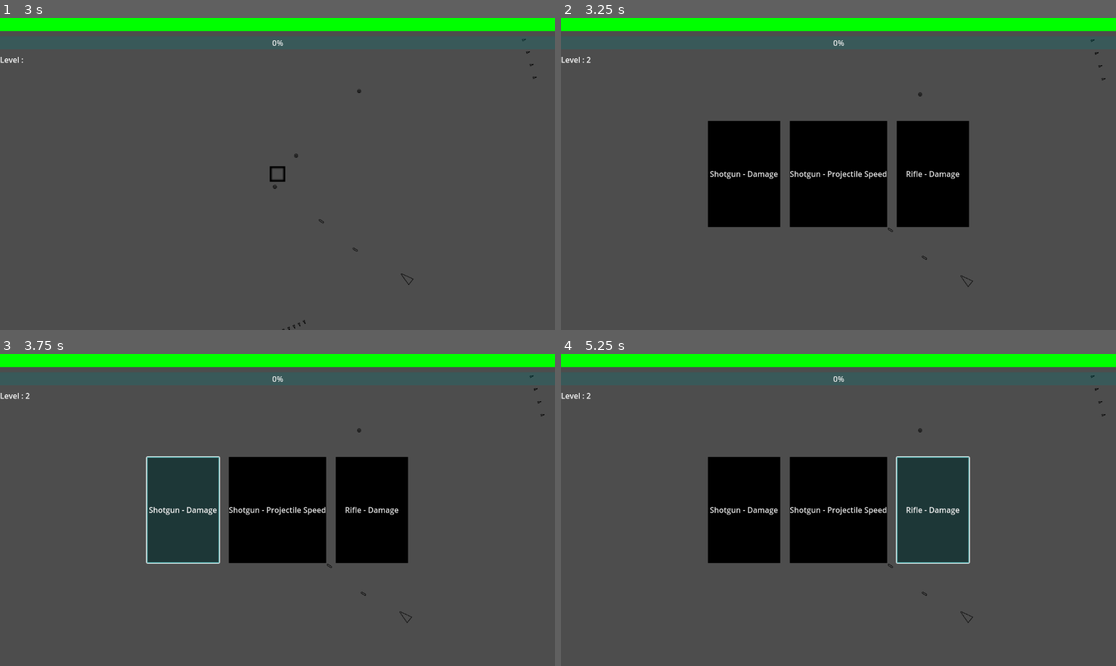
Above: before the commit, frames 1-4 (two rows, left to right).
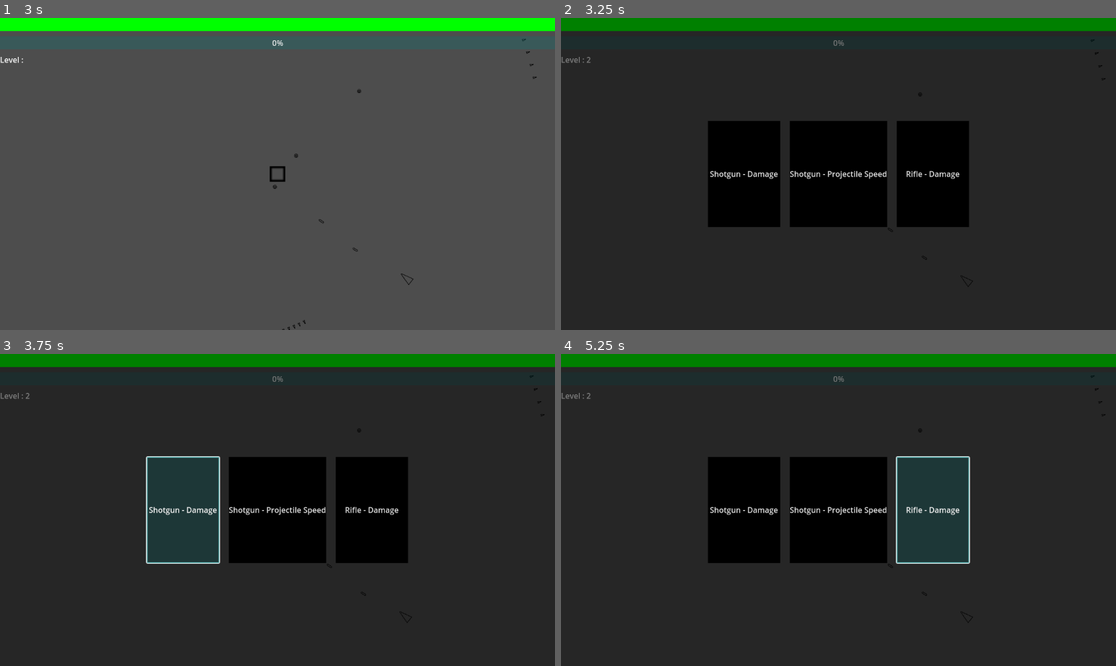
Above: after the commit, the same moments.

Repository: ROKAMETISM/Composition-Based-Practice-1
Game: Godot game, scene res://Scenes/main_game.tscn
The game is run twice, just before and just after one commit, with the same random seed, the same clock (stepped at 60 frames per second) and the same inputs.
Inputs:
- Up to frame 1 (3 s): tap Enter at 0.5 s; hold D (move_right) 0.53-1.28 s; hold S (move_down) 1.28-2.03 s; hold D (move_right) 2.03-2.78 s; hold W (move_up) from 2.78 s (still down)
- Up to frame 2 (3.25 s): keep holding W (move_up)
- Up to frame 3 (3.75 s): release W (move_up) at 3.5 s; click "Shotgun - Damage" at 3.5 s
- Up to frame 4 (5.25 s): click "Shotgun - Projectile Speed" at 4.25 s; click "Rifle - Damage" at 5 s

Frame 1 is identical in both runs. In frame 2, 85% of the frame differs, in the area x 0-100%, y 0-100%; in frame 3, 85%; in frame 4, 85%.

Commit message:
Implement LevelUpMenu background

Diff:
--- a/Scenes/level_up_menu.tscn
+++ b/Scenes/level_up_menu.tscn
@@ -1,6 +1,7 @@
-[gd_scene load_steps=2 format=3 uid="uid://dknot45ve4a62"]
+[gd_scene load_steps=3 format=3 uid="uid://dknot45ve4a62"]
 
 [ext_resource type="Script" uid="uid://vllpmiinouun" path="res://Scripts/level_up_menu.gd" id="1_not7j"]
+[ext_resource type="Theme" uid="uid://bgyqvfqb8vchk" path="res://level_up_menu_theme.tres" id="2_ofv6y"]
 
 [node name="LevelUpMenu" type="Control"]
 layout_mode = 3
@@ -10,6 +11,15 @@
 grow_horizontal = 2
 grow_vertical = 2
 script = ExtResource("1_not7j")
+
+[node name="Background" type="Panel" parent="."]
+layout_mode = 1
+anchors_preset = 15
+anchor_right = 1.0
+anchor_bottom = 1.0
+grow_horizontal = 2
+grow_vertical = 2
+theme = ExtResource("2_ofv6y")
 
 [node name="HBoxContainer" type="HBoxContainer" parent="."]
 layout_mode = 1
--- a/Scenes/main_game.tscn
+++ b/Scenes/main_game.tscn
@@ -19,11 +19,9 @@
 
 [node name="Menu" type="Control" parent="UI"]
 layout_mode = 3
-anchors_preset = 8
-anchor_left = 0.5
-anchor_top = 0.5
-anchor_right = 0.5
-anchor_bottom = 0.5
+anchors_preset = 15
+anchor_right = 1.0
+anchor_bottom = 1.0
 grow_horizontal = 2
 grow_vertical = 2
 script = ExtResource("5_mgc0q")
--- a/Scripts/level_up_menu.gd
+++ b/Scripts/level_up_menu.gd
@@ -4,8 +4,6 @@
 
 @onready var card_container = $HBoxContainer
 
-func _ready():
-	pass
 
 func show_upgrades(upgrade_choices: Array):
 	# Clear any existing cards
--- /dev/null
+++ b/level_up_menu_theme.tres
@@ -0,0 +1,7 @@
+[gd_resource type="Theme" load_steps=2 format=3 uid="uid://bgyqvfqb8vchk"]
+
+[sub_resource type="StyleBoxFlat" id="StyleBoxFlat_bcbe0"]
+bg_color = Color(0, 0, 0, 0.49803922)
+
+[resource]
+Panel/styles/panel = SubResource("StyleBoxFlat_bcbe0")
